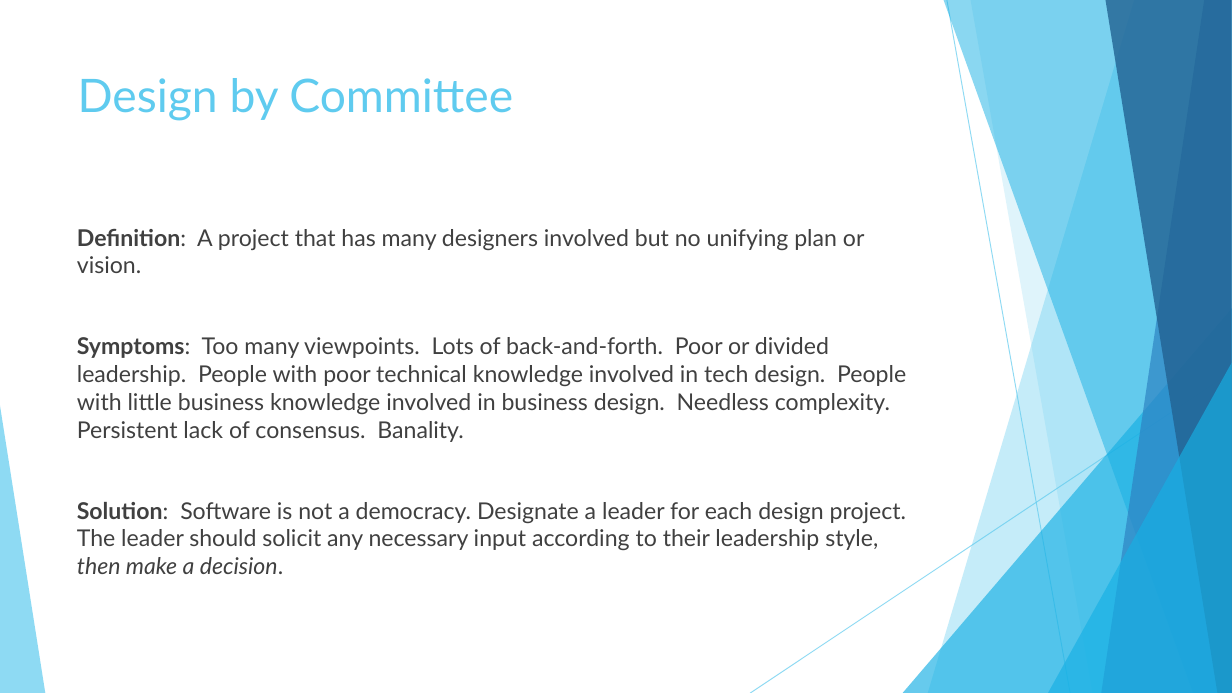
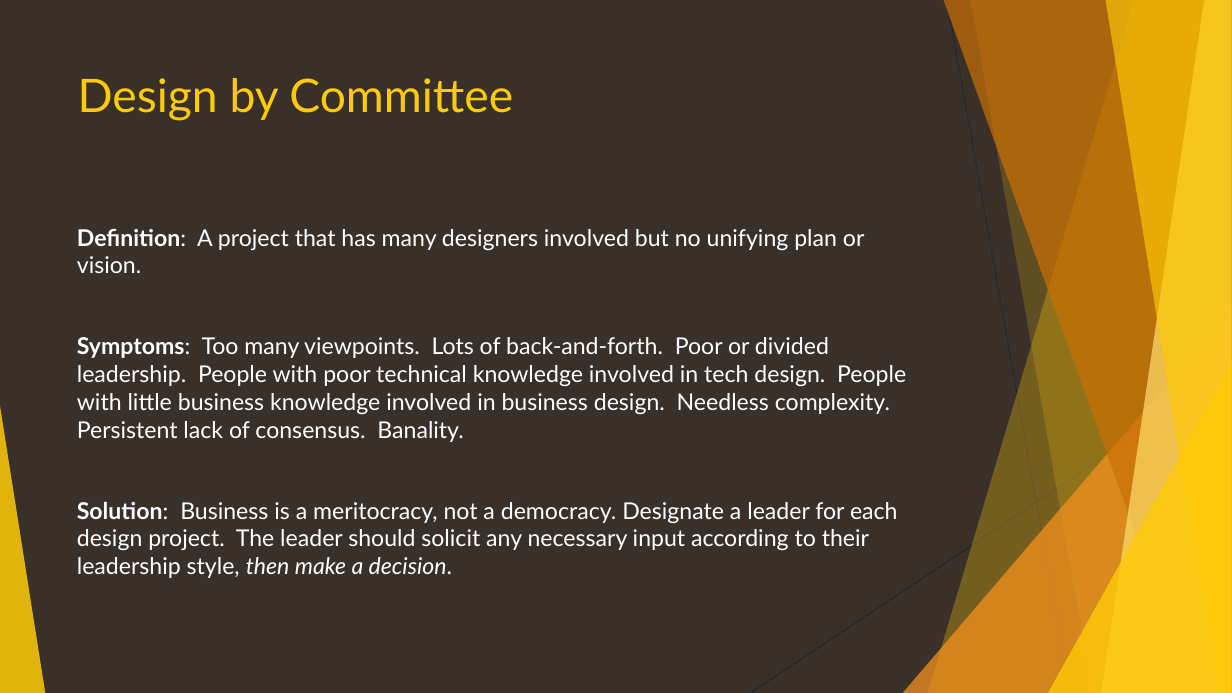
Before and after one commit to ericburcham/anti-patterns, a slide deck: slide 8 of anti-patterns.pptx. Drawn at 1232x693 pixels with LibreOffice and Linux fonts; fonts in the diff are those of the drawing. Boxes give left, top, right and bottom in pixels: in the first picture for what was removed or moved away, otherwise in the second. Text is boxed around its words. In the diff, an @@ line names an element or a change of style, - is before the commit and + after.

Commit message:
update presentation look and some of the wording

```diff
--- a/anti-patterns.pptx
+++ b/anti-patterns.pptx
@@ background #FFFFFF to #39302A @@
@@ freeform shape at [928,0,1232,693]: fill #5FCBEF at 36% opacity to #FFCA08 at 30% opacity @@
@@ freeform shape at [944,0,1232,693]: fill #17B0E4 at 50% opacity to #CA6F06 at 70% opacity @@
@@ line (947, 0) - (1070, 693): stroke #5FCBEF 0.75 pt to #262626 0.75 pt @@
@@ freeform shape at [970,0,1232,693]: fill #5FCBEF at 20% opacity to #FFCA08 at 20% opacity @@
@@ freeform shape at [1102,0,1232,693]: fill #2E83C3 at 70% opacity to #FFDF6B at 70% opacity @@
@@ freeform shape at [1105,0,1232,693]: fill #226292 at 80% opacity to #FFCA08 at 65% opacity @@
@@ title "Design by Committee" at [78,78,513,121]: text colour #5FCBEF to #FFCA08 @@
@@ text at [77,228,906,442]: text colour #404040 to #FFFFFF in "Definition: A project that has many designers ...", "Symptoms: Too many viewpoints. Lots of back-and-forth. ..." @@
@@ triangle at [903,308,1232,693]: fill #17B0E4 at 66% opacity to #F8931D at 72% opacity @@
@@ line (1232, 372) - (750, 693): stroke #5FCBEF 0.75 pt to #262626 0.75 pt @@
@@ triangle at [1048,363,1232,693]: fill #17B0E4 at 66% opacity to #FFCA08 at 80% opacity @@
@@ triangle at [0,406,45,693]: fill #5FCBEF at 70% opacity to #FFCA08 at 85% opacity @@
@@ text at [77,502,898,578]: text changed; text colour #404040 to #FFFFFF @@
-Solution: Software is not a democracy. Designate a leader for each design project. The leader should solicit any necessary input according to their leadership style, then make a decision.
+Solution: Business is a meritocracy, not a democracy. Designate a leader for each design project. The leader should solicit any necessary input according to their leadership style, then make a decision.
```
Also in this commit, not shown: 35 other slides changed.
